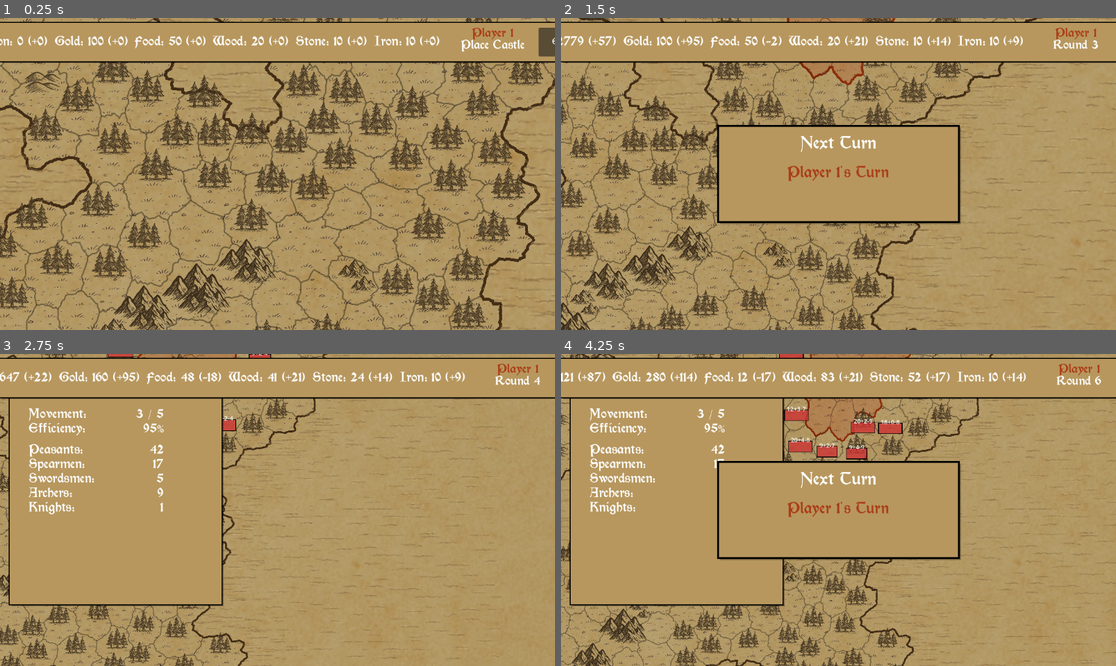
Above: before the commit, frames 1-4 (two rows, left to right).
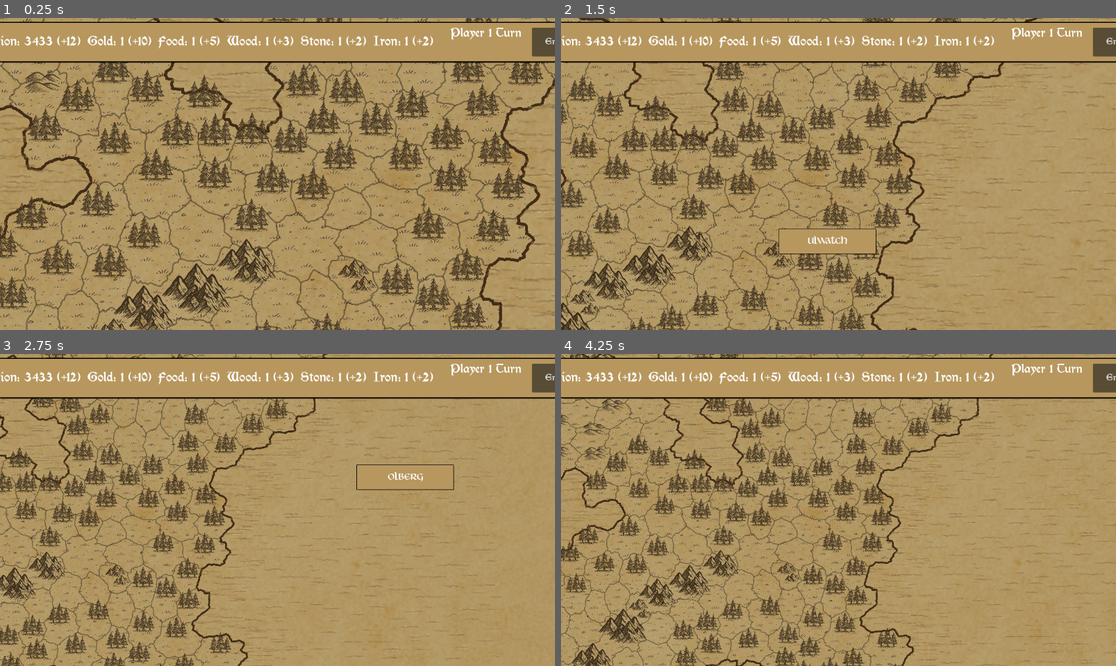
Above: after the commit, the same moments.

Repository: MagicKrol/vikings
Game: Godot game, scene res://main.tscn
The game is run twice, just before and just after one commit, with the same random seed, the same clock (stepped at 60 frames per second) and the same inputs.
Inputs (mouse positions are in pixels of both pictures, inside the frame that each line leads up to):
- Up to frame 1 (0.25 s): no input
- Up to frame 2 (1.5 s): tap Enter at 0.5, 0.6 s; move the mouse to (960, 158) at 0.52 s; hold Right (ui_right) 0.53-1.25 s; click (960, 158) at 0.67 s; tap Space at 0.77 s; tap E at 0.8 s; drag from (727, 189) to (810, 236) at 1.27 s
- Up to frame 3 (2.75 s): tap Space at 2 s; move the mouse to (333, 441) at 2.02 s; hold Right (ui_right) from 2.03 s (still down); tap Enter at 2.1 s; tap E at 2.3 s
- Up to frame 4 (4.25 s): release Right (ui_right) at 2.75 s; drag from (810, 572) to (672, 463) at 2.77 s; tap Enter at 3.5 s; move the mouse to (1005, 556) at 3.52 s; hold Left (ui_left) from 3.53 s (still down); tap Q at 3.6 s; tap Space at 3.77 s; tap E at 3.8 s

The runs differ from the first frame. In frame 1, 1.8% of the frame differs, in the area x 0-100%, y 3-13%; in frame 2, 7.8%; in frame 3, 12%; in frame 4, 16%, in the area x 0-100%, y 0-81%.
Error after the commit: Parse Error: Identifier "OceanPathHeatmap" not declared in the current scope. (res://game_manager.gd:192)

Commit message:
feat: heatmap

Diff:
--- a/game_manager.gd
+++ b/game_manager.gd
@@ -77,6 +77,7 @@
 
 # Debug: disable AI battle modal and run instant background battles
 var debug_disable_battle_modal: bool = true
+var debug_heatmap: bool = true
 var _next_player_modal: NextPlayerModal
 var _sound_manager: SoundManager
 
@@ -186,7 +187,16 @@
 	player_manager.print_all_resources()
 
 	# Initialize castle placement with proper player type handling
-	_initialize_castle_placement_sequence()
+	if debug_heatmap:
+		# Create and show heatmap; block normal game flow (no castle placement/turns)
+		var heat := OceanPathHeatmap.new()
+		heat.name = "OceanPathHeatmap"
+		add_child(heat)
+		heat.initialize(_region_manager, map_generator)
+		heat.compute_and_show()
+		DebugLogger.log("GameInit", "Debug heatmap enabled: displaying path centrality heatmap. Castle placement and turns are disabled.")
+	else:
+		_initialize_castle_placement_sequence()
 
 func _unhandled_input(event: InputEvent) -> void:
 	# Handle keyboard shortcuts
@@ -210,6 +220,9 @@
 
 func next_turn():
 	"""Advance to the next player's turn and perform turn-based actions"""
+	if debug_heatmap:
+		DebugLogger.log("TurnProcessing", "Debug heatmap mode active - next_turn ignored")
+		return
 
 	# Get next active player in sequence (skips OFF players)
 	var next_player_id = _get_next_active_player()
Not shown, changed: PROJECT_MAP.MD
